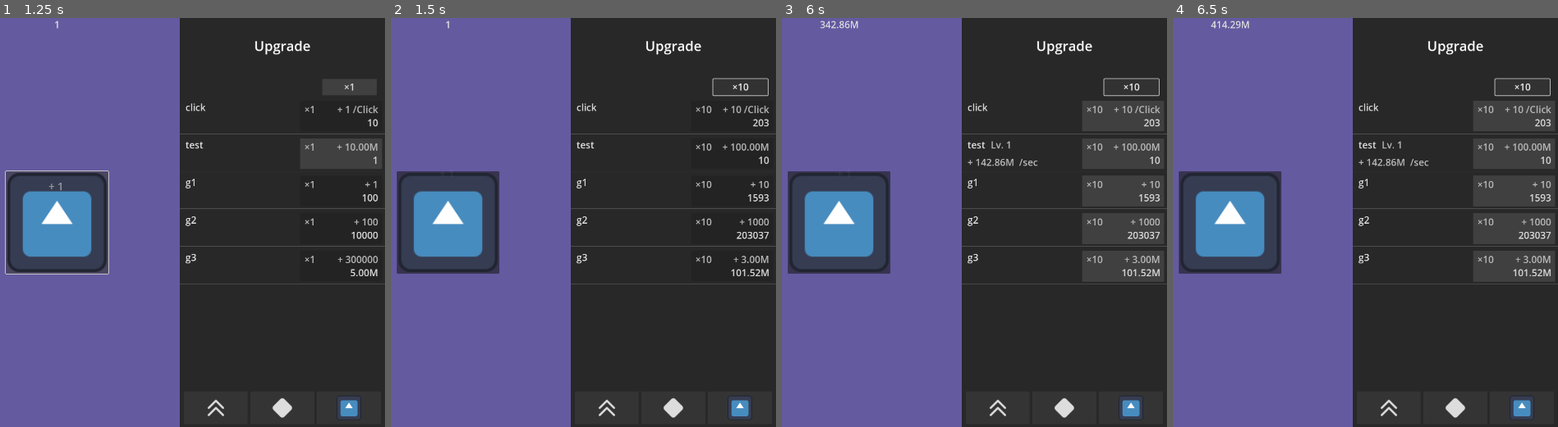
Above: before the commit, frames 1-4 (left to right).
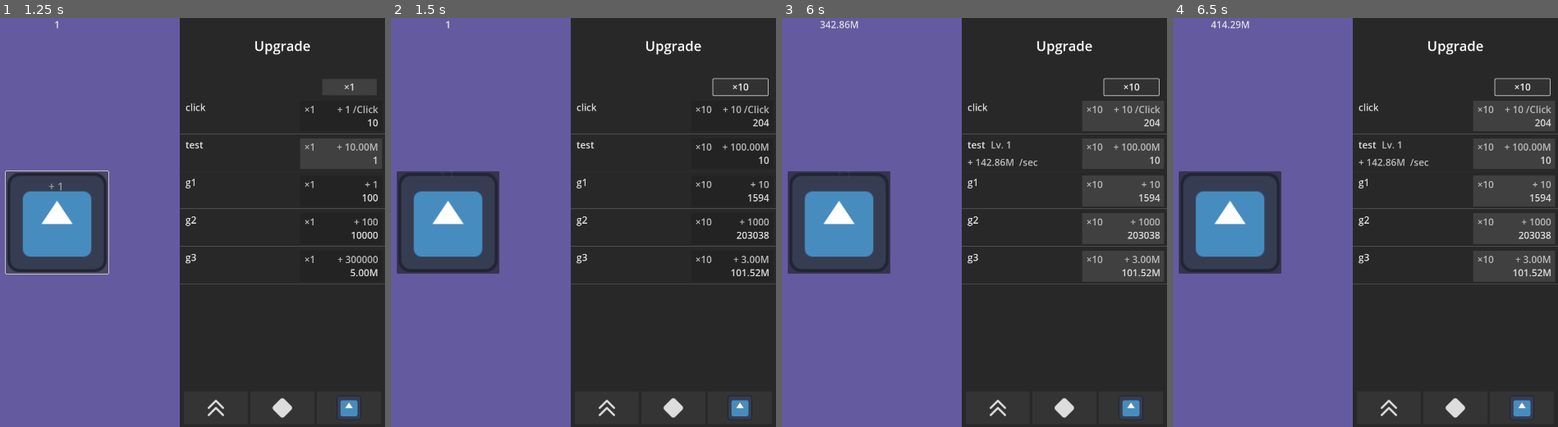
Above: after the commit, the same moments.

Repository: rwajm/godot-clicker
Game: Godot game, scene res://scenes/main.tscn
Same seed, same stepped clock (60 frames per second), same inputs: the game is played once before the commit and once after it. The engine's default icon, where the game draws it, is replaced by a stand-in: a white triangle on a blue panel in a dark square.
Inputs (mouse positions are in pixels of both pictures, inside the frame that each line leads up to):
- Up to frame 1 (1.25 s): click (57, 222) at 0.5 s
- Up to frame 2 (1.5 s): click "×1" at 1.25 s
- Up to frame 3 (6 s): click "×10" at 2 s; click "×100" at 2.75 s; click (1124, 152) at 3.5 s; click (997, 406) at 4.27 s; click (839, 222) at 5 s; click "×1" at 5.75 s
- Up to frame 4 (6.5 s): no input

Frame 1 is identical in both runs. In frame 2, less than 0.1% of the frame differs, in the area x 96-99%, y 24-55%; in frame 3, less than 0.1%; in frame 4, less than 0.1%.

Commit message:
숫자 표시 방식 수정
Utils.format_number가 1보다 작은 수의 소수점을 표기하도록 변경(매우 낮은 초기 초당 생산량을 표시하기 위함. 이 경우 이외에는 소수점 이하 자리를 보이지 않음)
score 표기는 소수점 내림, cost 표기는 소수점 올림하도록 함(같은 값으로 표시되나 보이지 않는 값으로 인해 구매 불가능한 불쾌한 경험 방지)

Diff:
--- a/scripts/ui/main.gd
+++ b/scripts/ui/main.gd
@@ -19,7 +19,7 @@
 
 func _update_score_display():
 	if score_label:
-		score_label.text = Utils.format_number(GameData.money)
+		score_label.text = Utils.format_number(floor(GameData.money))
 
 func _on_income_changed(new_income: float):
 	_update_income_display()
--- a/scripts/ui/upgrade_item.gd
+++ b/scripts/ui/upgrade_item.gd
@@ -52,7 +52,7 @@
 
 	var cost = item.calculate_total_cost(purchase_quantity)
 
-	cost_label.text = Utils.format_number(cost)
+	cost_label.text = Utils.format_number(ceil(cost))
 	quantity_label.text = "×%d" % purchase_quantity
 
 	var yield_increase = item.get_x1_yield() * purchase_quantity
--- a/scripts/utils.gd
+++ b/scripts/utils.gd
@@ -1,7 +1,11 @@
 extends Node
 
 func format_number(number: float) -> String:
-	if number < 1000000:
+	if number == 0.0:
+		return "0"
+	elif number < 1:
+		return "%.2f" % (number)
+	elif number < 1000000:
 		return str(int(number))
 	elif number < 1000000000:
 		return "%.2fM" % (number / 1000000.0)
